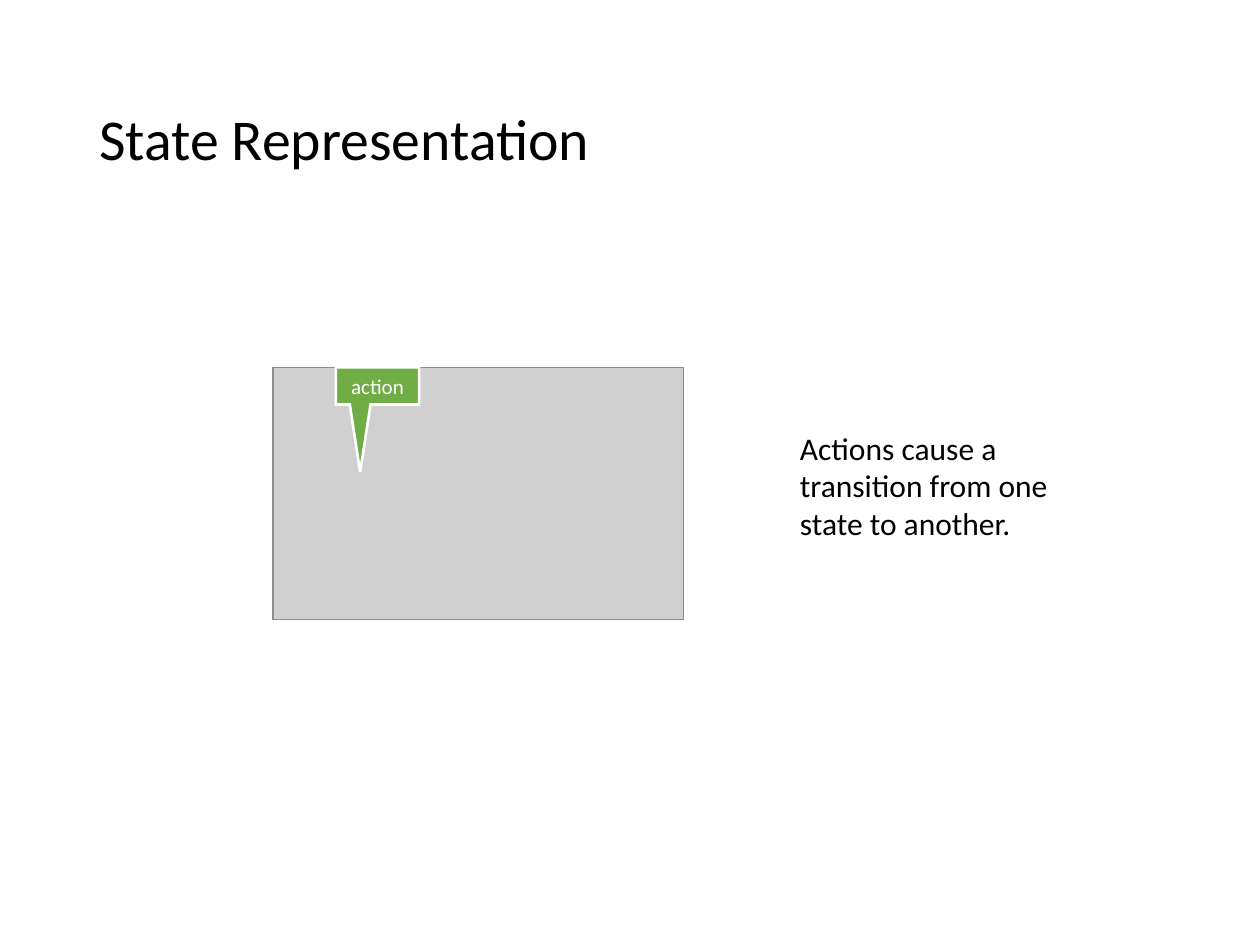
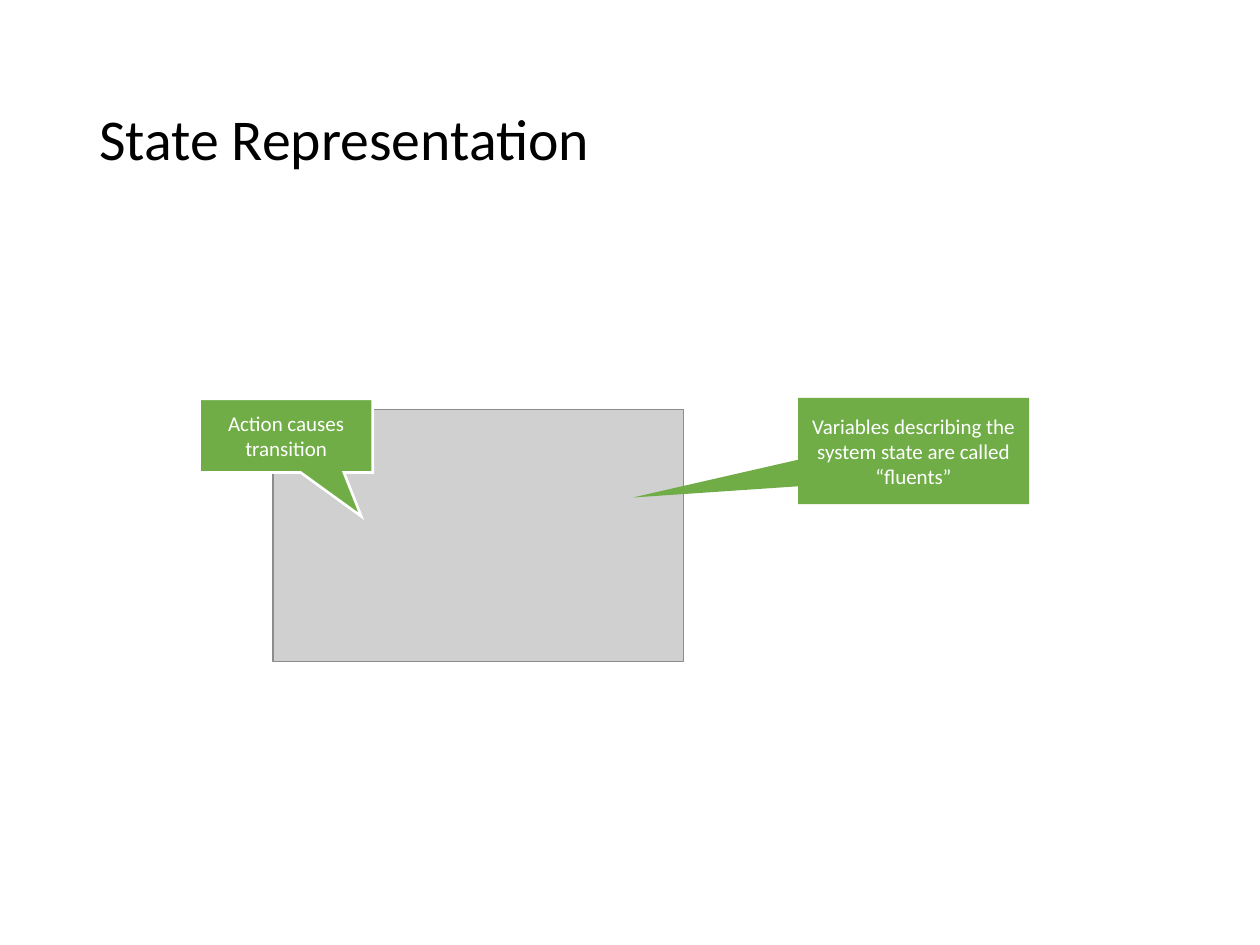
Before and after one commit to mhahsler/CS7320-AI, a slide deck: slide 23 of slides/02_agents.pptx. Drawn at 1260x945 pixels with LibreOffice and Linux fonts; fonts in the diff are those of the drawing; grey boxes stand for pictures. Boxes give left, top, right and bottom in pixels: in the first picture for what was removed or moved away, otherwise in the second. Text is boxed around its words. In the diff, an @@ line names an element or a change of style, - is before the commit and + after.

```diff
--- a/slides/02_agents.pptx
+++ b/slides/02_agents.pptx
@@ speech box "Action causes transition": place and size @@
-speech box "Action causes transition" at [336, 368, 420, 404]
+speech box "Action causes transition" at [199, 399, 373, 472]
@@ speech box "Action causes transition" at [199, 399, 373, 472]: proportions changed @@
@@ text in speech box at [228, 416, 344, 456]: text changed @@
-action
+Action causes transition
@@ picture: place and size @@
-picture at [273, 368, 684, 620]
+picture at [273, 410, 684, 662]
@@ speech box added at [798, 398, 1028, 504], fill #70AD47, 12 pt, text #FFFFFF @@
+Variables describing the system state are called “fluents”
@@ text removed at [800, 438, 1048, 536] @@
-Actions cause a transition from one state to another.
```
Also in this commit, not shown: 1 other slide changed, 2 other files.
